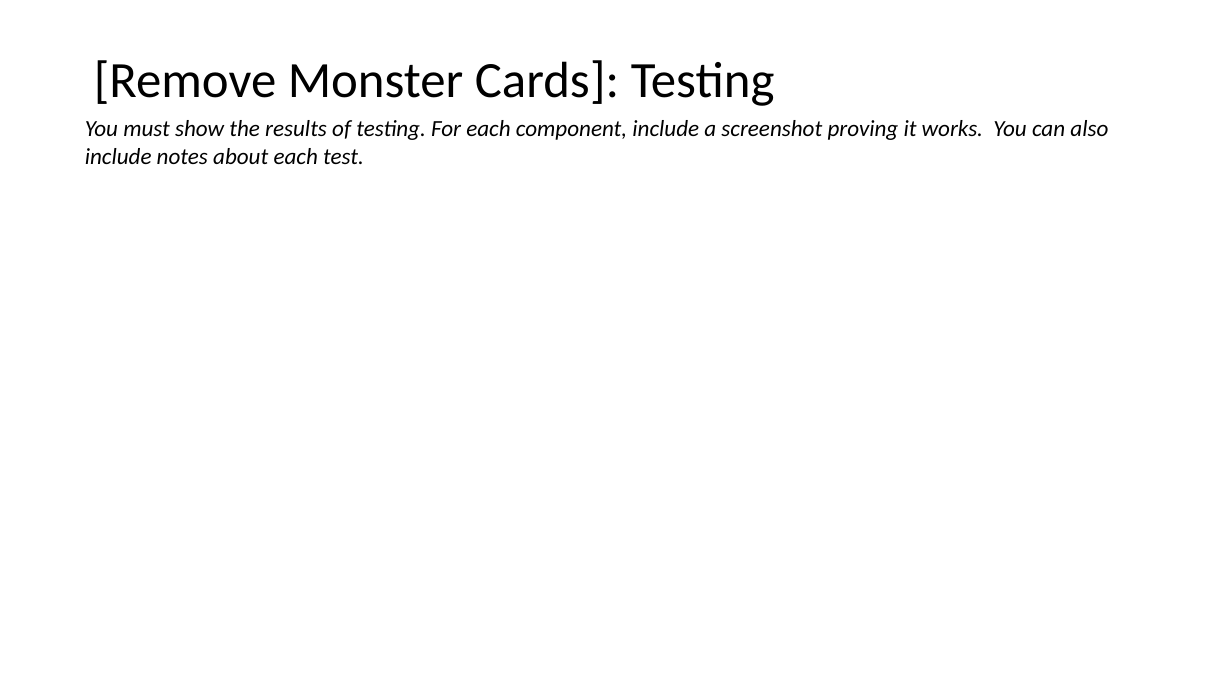
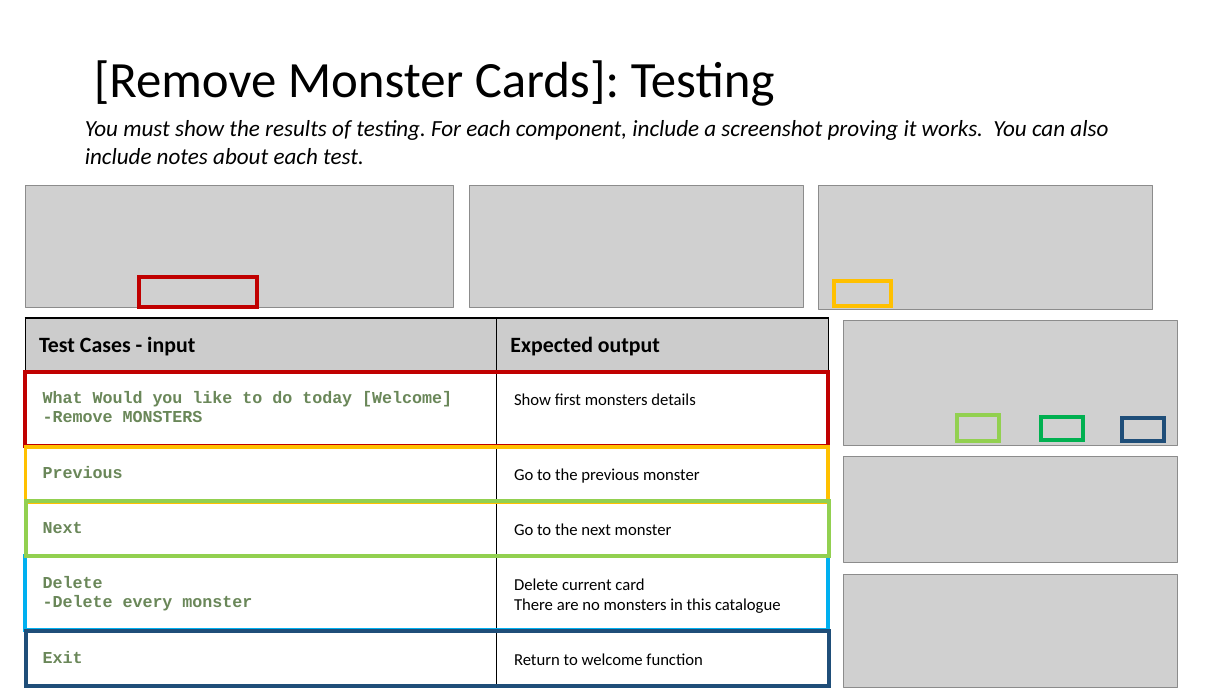
Before and after one commit to peter123321123321/Monster-Cards-Internal, a slide deck: slide 15 of 2.7 and 2.8 Documentation Template.pptx. Drawn at 1232x693 pixels with LibreOffice and Linux fonts; fonts in the diff are those of the drawing; grey boxes stand for pictures. Boxes give left, top, right and bottom in pixels: in the first picture for what was removed or moved away, otherwise in the second. Text is boxed around its words. In the diff, an @@ line names an element or a change of style, - is before the commit and + after.

```diff
--- a/2.7 and 2.8 Documentation Template.pptx
+++ b/2.7 and 2.8 Documentation Template.pptx
@@ picture added at box(25, 185, 453, 308) @@
@@ picture added at box(470, 185, 803, 308) @@
@@ picture added at box(819, 185, 1153, 310) @@
@@ rectangle added at box(139, 277, 257, 308), outline #C00000 3 pt @@
@@ rectangle added at box(835, 281, 892, 306), outline #FFC000 3 pt @@
@@ table added at box(25, 318, 828, 688), 6 rows, 2 columns @@
+Test Cases - input | Expected output
+What Would you like to do today [Welcome] / -Remove MONSTERS | Show first monsters details
+Previous | Go to the previous monster
+Next | Go to the next monster
+Delete / -Delete every monster | Delete current card / There are no monsters in this catalogue
+Exit | Return to welcome function
@@ picture added at box(844, 321, 1177, 445) @@
@@ rectangle added at box(25, 372, 828, 446), outline #C00000 3 pt @@
@@ rectangle added at box(958, 415, 999, 441), outline #92D050 3 pt @@
@@ rectangle added at box(1042, 417, 1083, 440), outline #00B050 3 pt @@
@@ rectangle added at box(1122, 418, 1164, 441), outline #1F4E79 3 pt @@
@@ rectangle added at box(26, 447, 829, 503), outline #FFC000 3 pt @@
@@ picture added at box(844, 457, 1177, 563) @@
@@ rectangle added at box(26, 501, 829, 556), outline #92D050 3 pt @@
@@ rectangle added at box(25, 555, 828, 629), outline #00B0F0 3 pt @@
@@ picture added at box(844, 575, 1177, 688) @@
@@ rectangle added at box(26, 631, 829, 687), outline #1F4E79 3 pt @@
```
Also in this commit, not shown: 9 other slides changed, 2 slides added, 1 slide removed, 5 other files.
